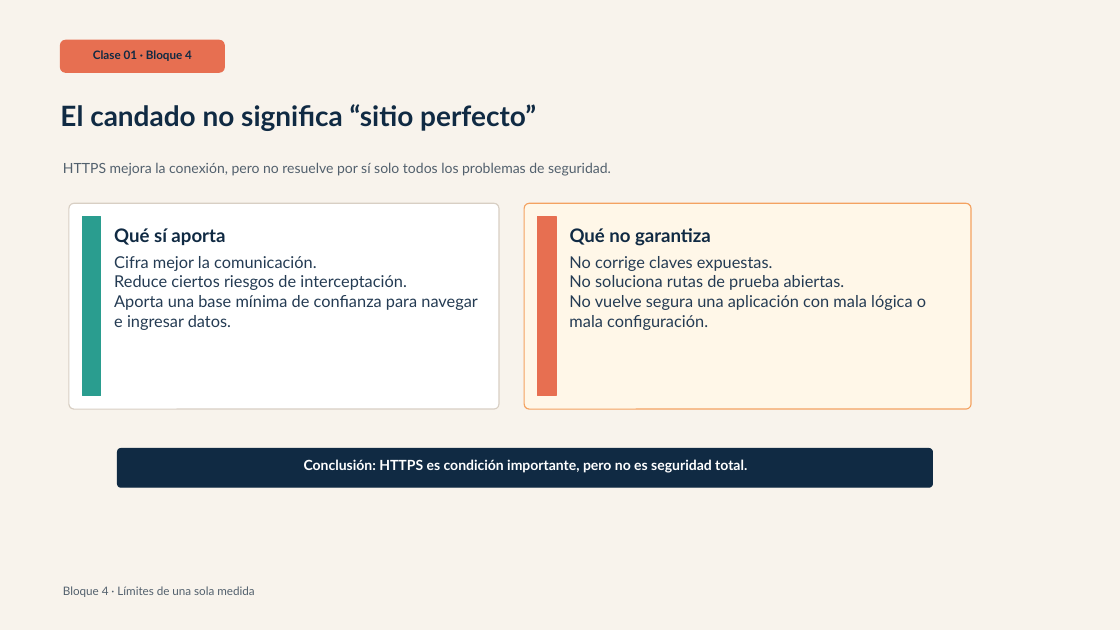
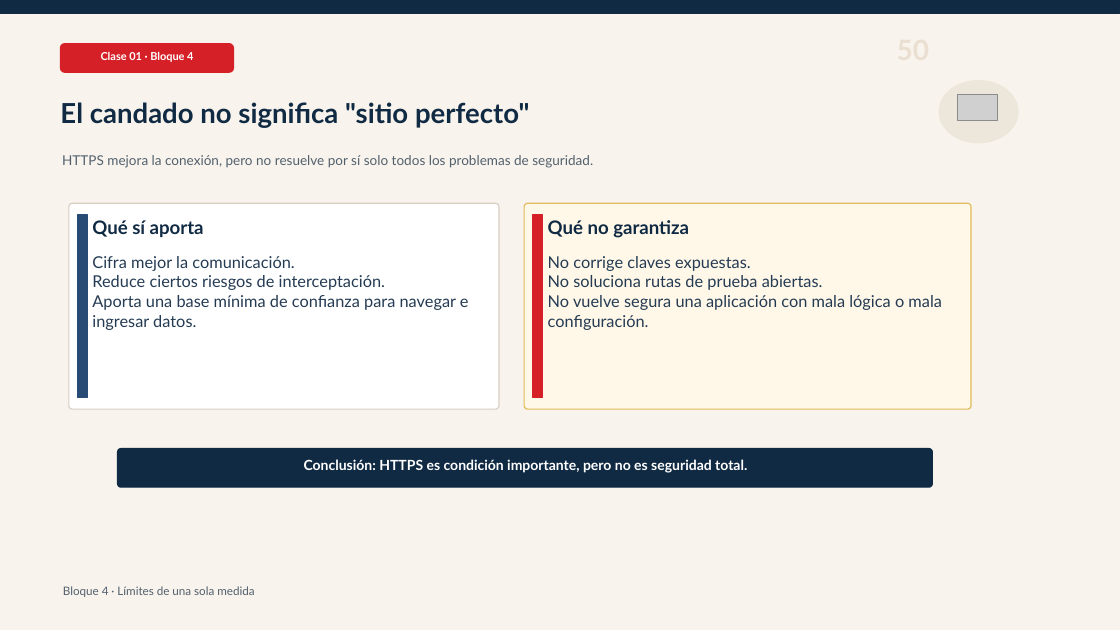
Before and after one commit to Dieg0Code/PRO301_Taller_de_Aplicaciones_para_Internet, a slide deck: slide 50 of clases/semana-01/01/ppt/Clase-01-Bloque-1-La-Web-No-Es-Magia.pptx. Drawn at 1120x630 pixels with LibreOffice and Linux fonts; fonts in the diff are those of the drawing; grey boxes stand for pictures. Boxes give left, top, right and bottom in pixels: in the first picture for what was removed or moved away, otherwise in the second. Text is boxed around its words. In the diff, an @@ line names an element or a change of style, - is before the commit and + after.

```diff
--- a/clases/semana-01/01/ppt/Clase-01-Bloque-1-La-Web-No-Es-Magia.pptx
+++ b/clases/semana-01/01/ppt/Clase-01-Bloque-1-La-Web-No-Es-Magia.pptx
@@ rectangle added at [0, 0, 1120, 13], fill #102A43, outline #102A43 1 pt @@
@@ rounded rectangle: place and size @@
-rounded rectangle at [60, 40, 224, 72]
+rounded rectangle at [60, 44, 234, 72]
@@ rounded rectangle at [60, 44, 234, 72]: fill #E76F51 to #D62027; outline #E76F51 1 pt to #D62027 1 pt; proportions changed @@
@@ text "Clase 01 · Bloque 4" at [101, 52, 193, 62]: size 10 to 9.4 pt, text colour #102A43 to #FFFFFF @@
@@ ellipse added at [939, 81, 1018, 143], fill #EDE6DA, outline #EDE6DA 1 pt @@
@@ text at [60, 102, 529, 128]: text changed; size 24 to 23.6 pt @@
-El candado no significa “sitio perfecto”
+El candado no significa "sitio perfecto"
@@ picture added at [958, 95, 998, 120] @@
@@ text "HTTPS mejora la conexión, pero ..." at [62, 155, 593, 168]: size 12 to 11.6 pt @@
@@ rounded rectangle at [69, 203, 499, 409]: proportions changed @@
@@ rounded rectangle at [524, 203, 971, 409]: outline #F4A261 1 pt to #E0BC5A 1 pt; proportions changed @@
@@ rectangle: place and size @@
-rectangle at [82, 217, 101, 396]
+rectangle at [77, 215, 87, 397]
@@ rectangle at [77, 215, 87, 397]: fill #2A9D8F to #284B75; outline #2A9D8F 1 pt to #284B75 1 pt @@
@@ text "Qué sí aporta": place and size @@
-text "Qué sí aporta" at [114, 228, 225, 245]
+text "Qué sí aporta" at [92, 220, 204, 237]
@@ rectangle: place and size @@
-rectangle at [538, 217, 556, 396]
+rectangle at [533, 215, 543, 397]
@@ rectangle at [533, 215, 543, 397]: fill #E76F51 to #D62027; outline #E76F51 1 pt to #D62027 1 pt @@
@@ text "Qué no garantiza": place and size @@
-text "Qué no garantiza" at [570, 228, 711, 246]
+text "Qué no garantiza" at [548, 220, 689, 238]
@@ text "Cifra mejor la comunicación." rewrapped from [114, 256, 478, 330] to [92, 256, 469, 330] @@
@@ text "No corrige claves expuestas." rewrapped from [569, 256, 926, 330] to [548, 256, 942, 330] @@
```
Also in this commit, not shown: 57 other slides changed, 3 slides added, 2 slides removed, 26 other files.
